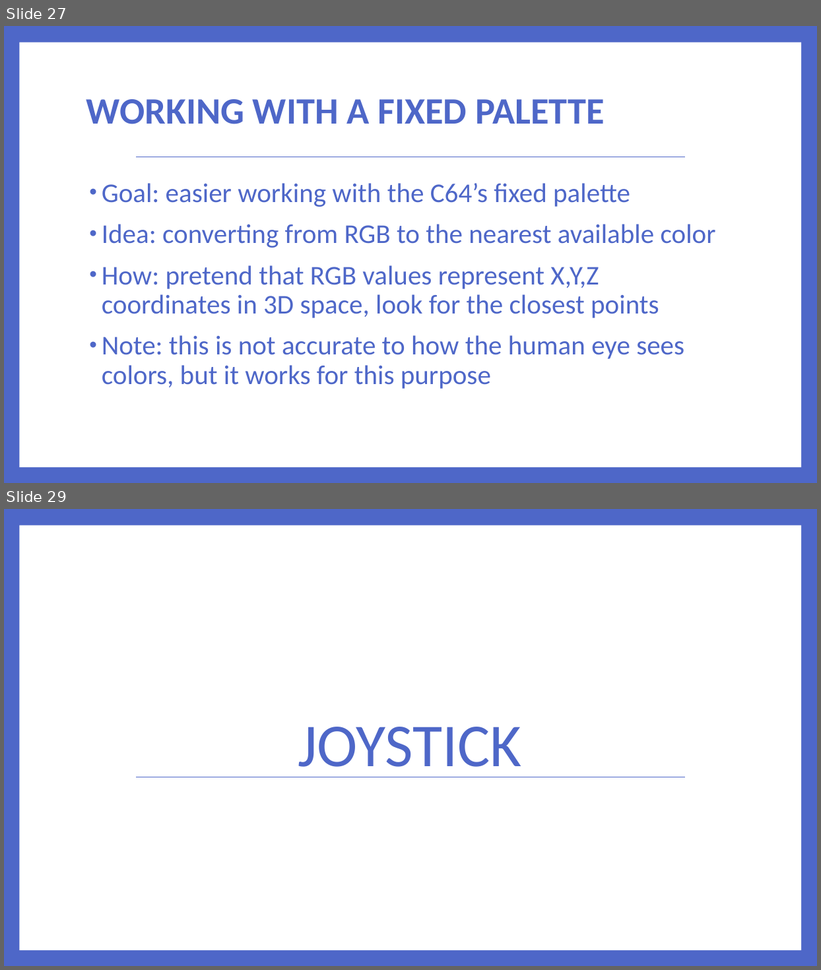
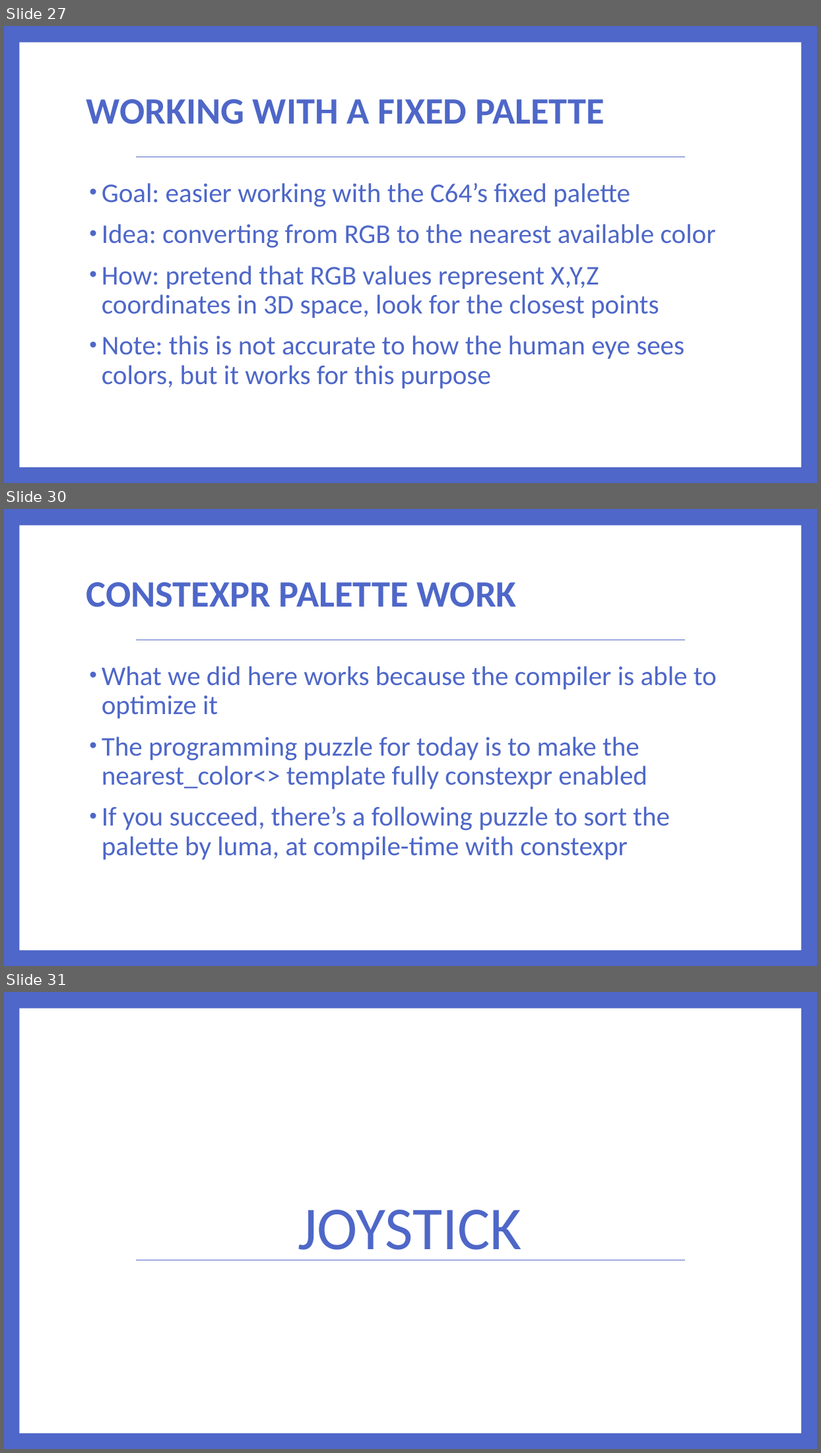
Before and after one commit to lefticus/presentations, a slide deck: RichCodeForTinyMachines/Rich Code For Tiny Computers.pptx. Shown one above the other, each under a label of ours: slides 27 and 29 before the commit, slides 27, 30 and 31 after it; the slides between them are not shown. The pictures are 821x970 and 821x1453 pixels, drawn with LibreOffice and Linux fonts; fonts in the diff are those of the drawing. Boxes give left, top, right and bottom in pixels: in the first picture for what was removed or moved away, otherwise in the second. Text is boxed around its words. In the diff, an @@ line names an element or a change of style, - is before the commit and + after.

```diff
--- a/RichCodeForTinyMachines/Rich Code For Tiny Computers.pptx
+++ b/RichCodeForTinyMachines/Rich Code For Tiny Computers.pptx
@@ slide 30 added at (4, 509, 817, 966), background #4E67C8; not listed: 2 template elements that a slide beside it also shows @@
@@ title added at (86, 582, 516, 607), 44 pt, text #4E67C8, bold @@
+CONSTEXPR PALETTE WORK
@@ text added at (102, 666, 717, 860), 32 pt, text #4E67C8 @@
+• What we did here works because the compiler is able to optimize it
+• The programming puzzle for today is to make the nearest_color<> template fully constexpr enabled
+• If you succeed, there’s a following puzzle to sort the palette by luma, at compile-time with constexpr
@@ what was slide 29 is now slide 31 @@
```
Also in this commit, not shown: 2 slides changed, 4 other slides added, 7 other files.
